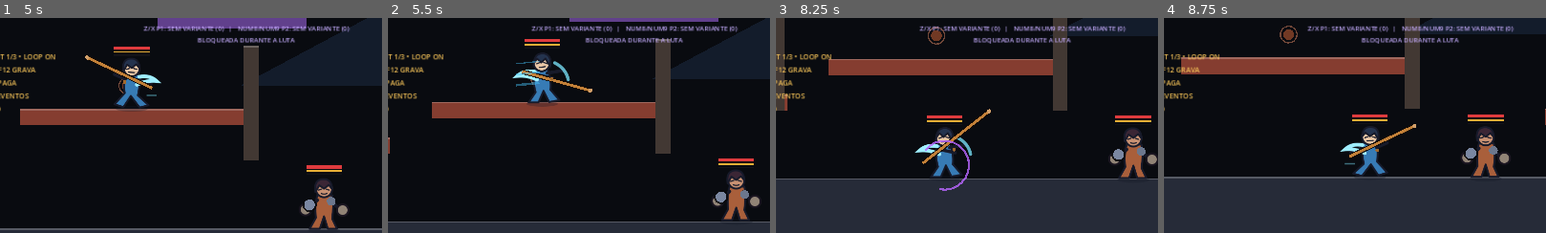
Above: before the commit, frames 1-4 (left to right).
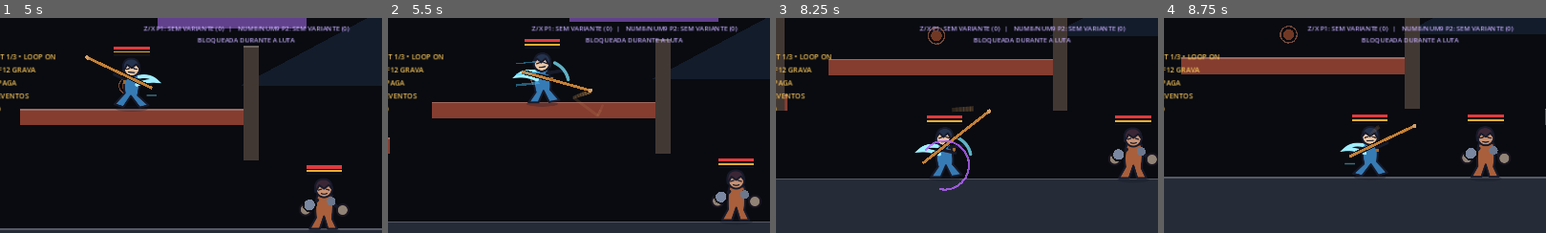
Above: after the commit, the same moments.

Repository: Tehkne-Solutions/taijifu-masters
Game: Godot game, scene res://scenes/main.tscn
The game is run twice, just before and just after one commit, with the same random seed, the same clock (stepped at 60 frames per second) and the same inputs.
Inputs:
- Up to frame 1 (5 s): tap Enter (start_match) at 0.5 s; hold D (p1_right) 0.53-2.03 s; tap K (clear_variant_comparison) at 0.6 s; tap W (p1_jump) at 0.77, 1.52, 3.02, 3.77, 4.52 s; tap F7 (cycle_bot_personality) at 1.35 s; hold A (p1_left) 2.03-2.78 s; tap ] (dojo_next_slot) at 2.1 s; hold D (p1_right) 2.78-4.28 s; tap [ (dojo_previous_slot) at 2.85 s; tap F8 (dojo_toggle) at 3.6 s; hold A (p1_left) from 4.28 s (still down); tap L (dojo_toggle_loop) at 4.35 s
- Up to frame 2 (5.5 s): release A (p1_left) at 5.03 s; hold D (p1_right) from 5.03 s (still down); tap F (p1_attack) at 5.1 s
- Up to frame 3 (8.25 s): release D (p1_right) at 5.78 s; hold A (p1_left) 5.78-7.28 s; tap R (p1_block) at 5.85 s; tap W (p1_jump) at 6.02, 6.77, 7.52 s; tap Q (p1_dodge) at 6.6 s; hold D (p1_right) from 7.28 s (still down); tap H (p1_echo) at 7.35 s; tap C (p1_element) at 8.1 s
- Up to frame 4 (8.75 s): keep holding D (p1_right)
The pictures show only the part of the screen within x 18-68%, y 31-81%; the shares and areas given below are measured in that part.

Frame 1 is identical in both runs. In frame 2, less than 0.1% of the frame differs, in the area x 48-56%, y 34-46%; in frame 3, 0.1%, in the area x 46-52%, y 40-44%; in frame 4, less than 0.1%.

Commit message:
feat(vfx): integrar trilha de arma ao lutador

Diff:
--- a/scenes/fighter/fighter.tscn
+++ b/scenes/fighter/fighter.tscn
@@ -1,10 +1,11 @@
-[gd_scene load_steps=11 format=3]
+[gd_scene load_steps=12 format=3]
 
 [ext_resource type="Script" path="res://scripts/fighter/mastered_weapon_fighter_controller.gd" id="1_fighter"]
 [ext_resource type="Script" path="res://scripts/combat/hurtbox_region.gd" id="2_hurtbox"]
 [ext_resource type="Script" path="res://scripts/visual/fighter_visual_overlay.gd" id="3_visual"]
 [ext_resource type="Script" path="res://scripts/visual/provisional_sprite_presenter.gd" id="4_sprite"]
 [ext_resource type="Script" path="res://scripts/visual/regional_hit_flash.gd" id="5_hit_flash"]
+[ext_resource type="Script" path="res://scripts/visual/weapon_trail_runtime.gd" id="6_trail"]
 
 [sub_resource type="CapsuleShape2D" id="CapsuleShape_fighter"]
 radius = 16.0
@@ -33,6 +34,9 @@
 
 [node name="SpritePresenter" type="Node2D" parent="."]
 script = ExtResource("4_sprite")
+
+[node name="WeaponTrail" type="Node2D" parent="."]
+script = ExtResource("6_trail")
 
 [node name="VisualOverlay" type="Node2D" parent="."]
 script = ExtResource("3_visual")
